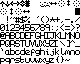
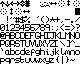
Comparing the layer stacks of the two 80×64 images. Changes:
renamed "Background" to "art_font.bmp", painted on it over left=45, top=43, right=75, bottom=64
